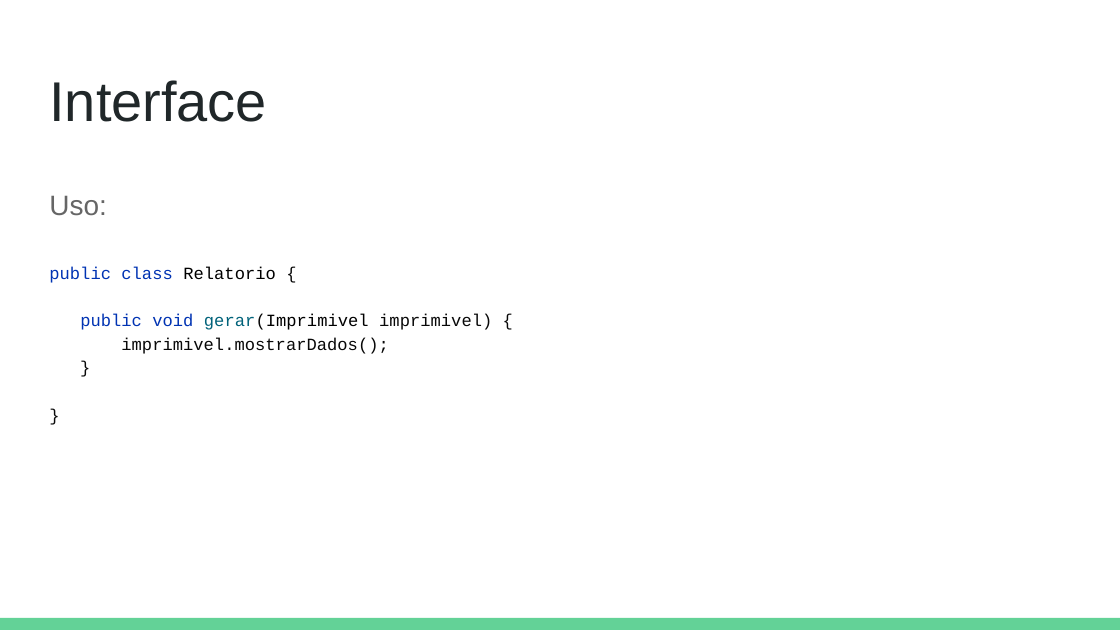
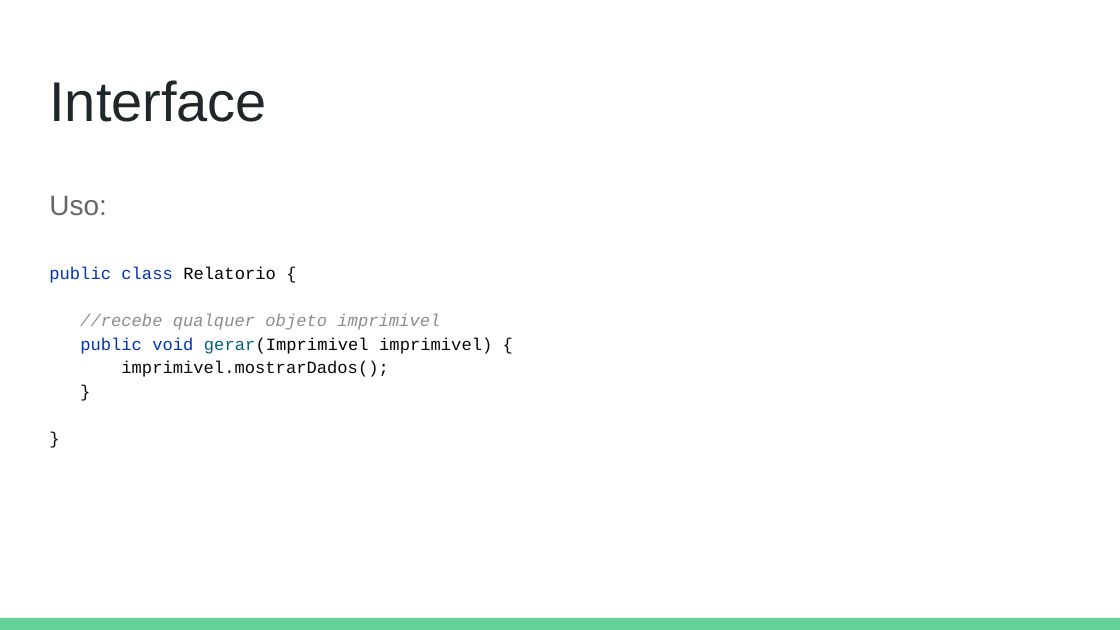
Before and after one commit to DeboraMendes/bootcamp, a slide deck: slide 107 of Java e Programação Orientada a Objetos.pptx. Drawn at 1120x630 pixels with LibreOffice and Linux fonts; fonts in the diff are those of the drawing. Boxes give left, top, right and bottom in pixels: in the first picture for what was removed or moved away, otherwise in the second. Text is boxed around its words. In the diff, an @@ line names an element or a change of style, - is before the commit and + after.

```diff
--- a/Java e Programação Orientada a Objetos.pptx
+++ b/Java e Programação Orientada a Objetos.pptx
@@ text at [80,314,440,330]: paragraph added @@
+//recebe qualquer objeto imprimivel
```
Also in this commit, not shown: 3 slides added.
